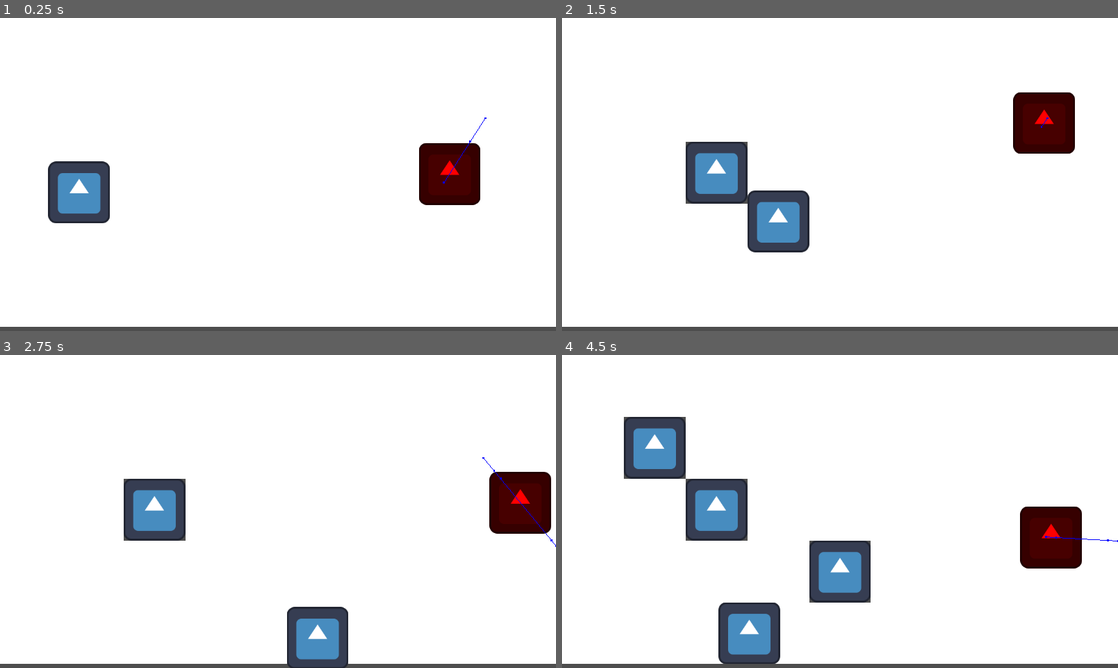
Above: before the commit, frames 1-4 (two rows, left to right).
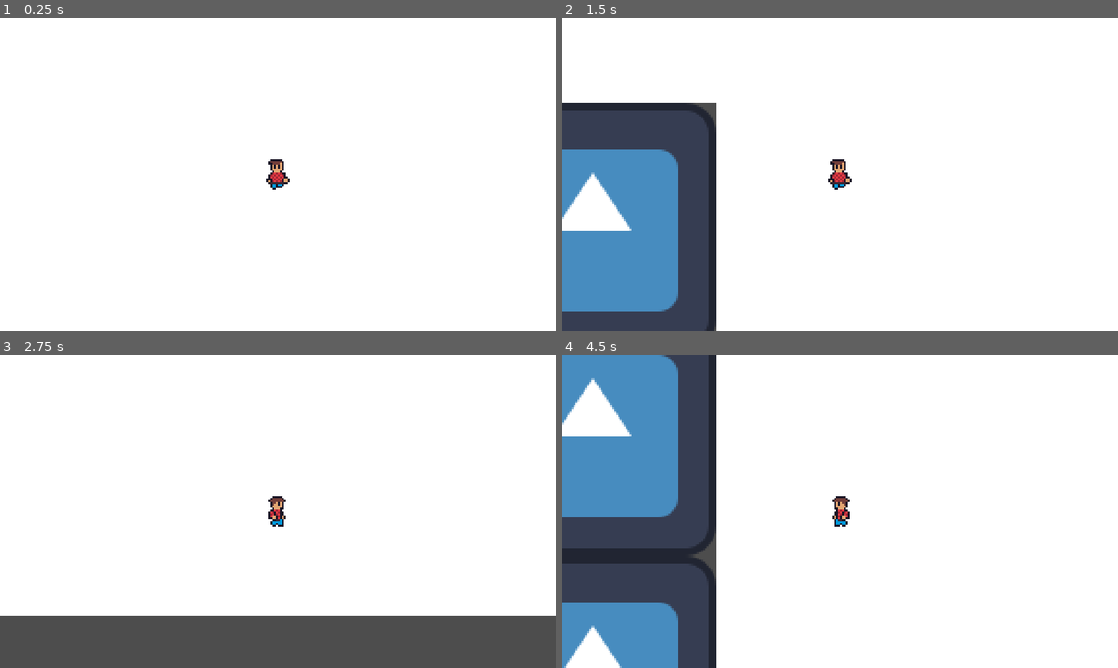
Above: after the commit, the same moments.

Repository: jcurtis06/Dusklands
Game: Godot game, scene res://worlds/test_world.tscn
Same seed, same stepped clock (60 frames per second), same inputs: the game is played once before the commit and once after it. The engine's default icon, where the game draws it, is replaced by a stand-in: a white triangle on a blue panel in a dark square.
Inputs (mouse positions are in pixels of both pictures, inside the frame that each line leads up to):
- Up to frame 1 (0.25 s): no input
- Up to frame 2 (1.5 s): move the mouse to (962, 158) at 0.52 s; hold D (right) 0.53-1.28 s; click (962, 158) at 0.6 s; move the mouse to (728, 190) at 1.27 s; hold S (down) from 1.28 s (still down); right-click (728, 190) at 1.35 s
- Up to frame 3 (2.75 s): move the mouse to (333, 442) at 2.02 s; release S (down) at 2.03 s; hold D (right) from 2.03 s (still down); click (333, 442) at 2.1 s
- Up to frame 4 (4.5 s): move the mouse to (812, 574) at 2.77 s; release D (right) at 2.78 s; hold W (up) 2.78-3.53 s; right-click (812, 574) at 2.85 s; move the mouse to (1006, 558) at 3.52 s; hold A (left) from 3.53 s (still down); click (1006, 558) at 3.6 s; move the mouse to (673, 464) at 4.27 s; right-click (673, 464) at 4.35 s

The runs differ from the first frame. In frame 1, 5.9% of the frame differs, in the area x 0-100%, y 31-100%; in frame 2, 25%; in frame 3, 20%; in frame 4, 33%, in the area x 0-100%, y 0-100%.

Commit message:
added player animations

Diff:
--- a/entities/player/player.tscn
+++ b/entities/player/player.tscn
@@ -1,14 +1,74 @@
-[gd_scene load_steps=9 format=3 uid="uid://bhubctfrt8pu4"]
+[gd_scene load_steps=16 format=3 uid="uid://bhubctfrt8pu4"]
 
 [ext_resource type="Script" path="res://entities/player/scripts/player.gd" id="1_gjsqj"]
 [ext_resource type="Resource" uid="uid://b0nlq13bq63fx" path="res://data/blocks/test_block.tres" id="2_ugxgv"]
-[ext_resource type="Texture2D" uid="uid://if2cw0jqaor8" path="res://icon.svg" id="2_vbojf"]
+[ext_resource type="Texture2D" uid="uid://qnaqimrrqgwl" path="res://assets/entity_sprites/player.png" id="3_746df"]
 [ext_resource type="PackedScene" uid="uid://cvq6j5si02c24" path="res://entities/components/health/health_component.tscn" id="3_splgb"]
 [ext_resource type="PackedScene" uid="uid://dx0wp3ow80irn" path="res://entities/components/hitbox/hitbox_component.tscn" id="4_05clm"]
 [ext_resource type="PackedScene" uid="uid://bj836l1l307ku" path="res://entities/components/attack/attack_component.tscn" id="6_s472d"]
 
 [sub_resource type="RectangleShape2D" id="RectangleShape2D_nxwle"]
 size = Vector2(128, 128)
+
+[sub_resource type="AtlasTexture" id="AtlasTexture_emxoe"]
+atlas = ExtResource("3_746df")
+region = Rect2(16, 0, 16, 16)
+
+[sub_resource type="AtlasTexture" id="AtlasTexture_5d65x"]
+atlas = ExtResource("3_746df")
+region = Rect2(32, 0, 16, 16)
+
+[sub_resource type="AtlasTexture" id="AtlasTexture_375gh"]
+atlas = ExtResource("3_746df")
+region = Rect2(80, 0, 16, 16)
+
+[sub_resource type="AtlasTexture" id="AtlasTexture_nn2lt"]
+atlas = ExtResource("3_746df")
+region = Rect2(96, 0, 16, 16)
+
+[sub_resource type="AtlasTexture" id="AtlasTexture_u7nui"]
+atlas = ExtResource("3_746df")
+region = Rect2(48, 0, 16, 16)
+
+[sub_resource type="AtlasTexture" id="AtlasTexture_v38n3"]
+atlas = ExtResource("3_746df")
+region = Rect2(64, 0, 16, 16)
+
+[sub_resource type="SpriteFrames" id="SpriteFrames_sao1l"]
+animations = [{
+"frames": [{
+"duration": 1.0,
+"texture": SubResource("AtlasTexture_emxoe")
+}, {
+"duration": 1.0,
+"texture": SubResource("AtlasTexture_5d65x")
+}],
+"loop": false,
+"name": &"walk_down",
+"speed": 5.0
+}, {
+"frames": [{
+"duration": 1.0,
+"texture": SubResource("AtlasTexture_375gh")
+}, {
+"duration": 1.0,
+"texture": SubResource("AtlasTexture_nn2lt")
+}],
+"loop": false,
+"name": &"walk_right",
+"speed": 5.0
+}, {
+"frames": [{
+"duration": 1.0,
+"texture": SubResource("AtlasTexture_u7nui")
+}, {
+"duration": 1.0,
+"texture": SubResource("AtlasTexture_v38n3")
+}],
+"loop": false,
+"name": &"walk_up",
+"speed": 5.0
+}]
 
 [sub_resource type="RectangleShape2D" id="RectangleShape2D_ojl01"]
 size = Vector2(140, 140)
@@ -17,15 +77,18 @@
 script = ExtResource("1_gjsqj")
 test_block = ExtResource("2_ugxgv")
 
-[node name="Sprite2D" type="Sprite2D" parent="."]
-texture = ExtResource("2_vbojf")
+[node name="CollisionShape2D" type="CollisionShape2D" parent="."]
+visible = false
+shape = SubResource("RectangleShape2D_nxwle")
 
-[node name="CollisionShape2D" type="CollisionShape2D" parent="."]
-shape = SubResource("RectangleShape2D_nxwle")
+[node name="Sprite" type="AnimatedSprite2D" parent="."]
+sprite_frames = SubResource("SpriteFrames_sao1l")
+animation = &"walk_down"
 
 [node name="HealthComponent" parent="." instance=ExtResource("3_splgb")]
 
 [node name="HitboxComponent" parent="." node_paths=PackedStringArray("health_component") instance=ExtResource("4_05clm")]
+visible = false
 health_component = NodePath("../HealthComponent")
 
 [node name="HitboxCollider" type="CollisionShape2D" parent="HitboxComponent"]
@@ -33,3 +96,6 @@
 shape = SubResource("RectangleShape2D_ojl01")
 
 [node name="AttackComponent" parent="." instance=ExtResource("6_s472d")]
+
+[node name="Camera2D" type="Camera2D" parent="."]
+zoom = Vector2(4, 4)
--- a/entities/player/scripts/player.gd
+++ b/entities/player/scripts/player.gd
@@ -5,6 +5,7 @@
 
 @onready var world: World = get_parent()
 @onready var attack := $AttackComponent
+@onready var animation := $Sprite
 
 func _physics_process(delta: float) -> void:
 	# MOVEMENT
@@ -21,3 +22,31 @@
 	# BUILD
 	if Input.is_action_just_pressed("interact"):
 		world.block_grid.set_block_at(get_global_mouse_position(), test_block)
+
+	# ANIMATIONS
+	_handle_animations()
+
+func _handle_animations() -> void:
+	if velocity.is_zero_approx():
+		return
+
+	if velocity.y > 0:
+		animation.play("walk_down")
+		return
+	elif velocity.y < 0:
+		animation.play("walk_up")
+		return
+
+	if velocity.x > 0:
+		animation.flip_h = false
+		animation.play("walk_right")
+	else:
+		animation.flip_h = true
+		animation.play("walk_right")
+
+	#if velocity.y < 0:
+		#print("walking up")
+		#animation.play("walk_up")
+	#elif velocity.y > 0:
+		#print("walking down")
+		#animation.play("walk_down")
--- a/project.godot
+++ b/project.godot
@@ -51,3 +51,7 @@
 "events": [Object(InputEventMouseButton,"resource_local_to_scene":false,"resource_name":"","device":-1,"window_id":0,"a …(259 unchanged characters)…
 ]
 }
+
+[rendering]
+
+textures/canvas_textures/default_texture_filter=0
Not shown, added: ash.png.import
Binary file added: assets/entity_sprites/player.aseprite
Binary file added: assets/entity_sprites/player.png
Not shown, added: assets/entity_sprites/player.png.import
Not shown, added: .DS_Store
Not shown, added: 4504-403+Rev+A.pdf
